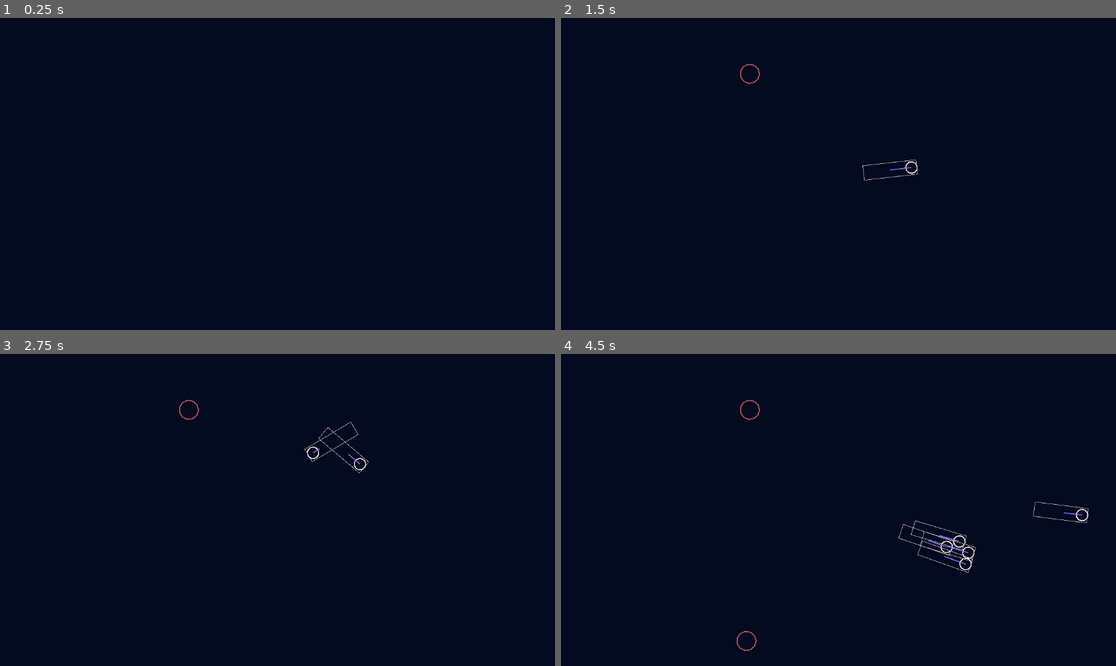
Above: before the commit, frames 1-4 (two rows, left to right).
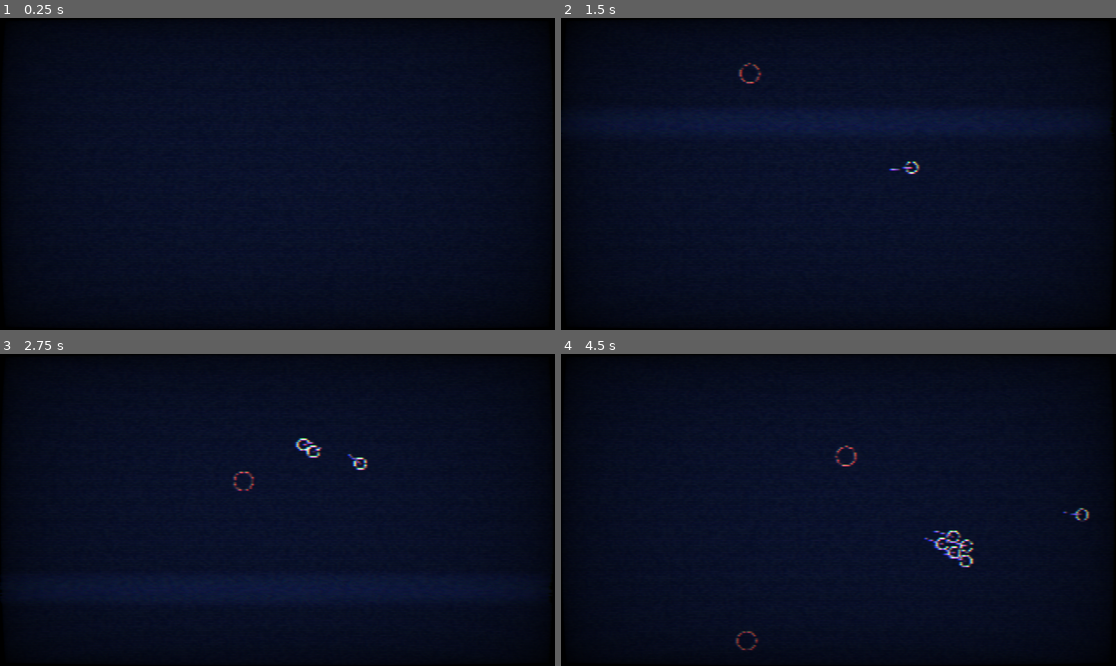
Above: after the commit, the same moments.

Repository: piokli/tiny-creatures-ld56
Game: Godot game, scene res://world.tscn
The game is run twice, just before and just after one commit, with the same random seed, the same clock (stepped at 60 frames per second) and the same inputs.
Inputs (mouse positions are in pixels of both pictures, inside the frame that each line leads up to):
- Up to frame 1 (0.25 s): no input
- Up to frame 2 (1.5 s): tap Enter at 0.5 s; move the mouse to (960, 158) at 0.52 s; hold 1 (spawn_tiny_creature) 0.53-1.28 s; move the mouse to (727, 189) at 1.27 s; tap 2 (spawn_movable_obstacle) at 1.35 s
- Up to frame 3 (2.75 s): tap 1 (spawn_tiny_creature) at 1.55 s; move the mouse to (333, 441) at 2.02 s; hold 1 (spawn_tiny_creature) from 2.03 s (still down)
- Up to frame 4 (4.5 s): move the mouse to (810, 572) at 2.77 s; release 1 (spawn_tiny_creature) at 2.78 s; tap 1 (spawn_tiny_creature) at 2.85, 3.8, 4.35 s; move the mouse to (1005, 556) at 3.52 s; hold 2 (spawn_movable_obstacle) 3.53-4.28 s; move the mouse to (672, 463) at 4.27 s

The runs differ from the first frame. In frame 1, 2.4% of the frame differs, in the area x 0-100%, y 0-100%; in frame 2, 6.5%; in frame 3, 6.2%; in frame 4, 3.6%.

Commit message:
added crt shader, queue mode added, infinite canvas for obstacles

Diff:
--- /dev/null
+++ b/crt.gdshader
@@ -0,0 +1,183 @@
+/*
+Shader from Godot Shaders - the free shader library.
+
+This shader is under CC0 license. Feel free to use, improve and
+change this shader according to your needs and consider sharing
+the modified result to godotshaders.com.
+
+Optimised and packed by @c64cosmin
+If you do use this please share it with me
+Would love to see what you're making with it <3
+
+It's a combination of these two shaders
+~godotshaders.com/shader/VHS-and-CRT-monitor-effect
+godotshaders.com/shader/crt-shader-with-realistic-blurring/
+
+CRT grille and rolling lines made by @c64cosmin
+Vignette and warping effect was made by pend00
+Scanlines are from "TimothyLottes" FROM SHADERTOY
+Then ported by AHOPNESS (@ahopness)
+https://www.shadertoy.com/view/MsjXzh
+*/
+
+shader_type canvas_item;
+
+uniform sampler2D SCREEN_TEXTURE: hint_screen_texture;
+
+uniform vec2 resolution = vec2(320.0, 180.0);
+
+uniform float scan_line_amount :hint_range(0.0, 1.0) = 1.0;
+uniform float warp_amount :hint_range(0.0, 5.0) = 0.1;
+uniform float noise_amount :hint_range(0.0, 0.3) = 0.03;
+uniform float interference_amount :hint_range(0.0, 1.0) = 0.2;
+uniform float grille_amount :hint_range(0.0, 1.0) = 0.1;
+uniform float grille_size :hint_range(1.0, 5.0) = 1.0;
+uniform float vignette_amount :hint_range(0.0, 2.0) = 0.6;
+uniform float vignette_intensity : hint_range(0.0, 1.0) = 0.4;
+uniform float aberation_amount :hint_range(0.0, 1.0) = 0.5;
+uniform float roll_line_amount :hint_range(0.0, 1.0) = 0.3;
+uniform float roll_speed :hint_range(-8.0, 8.0) = 1.0;
+uniform float scan_line_strength :hint_range(-12.0, -1.0) = -8.0;
+uniform float pixel_strength :hint_range(-4.0, 0.0) = -2.0;
+
+float random(vec2 uv){
+    return fract(cos(uv.x * 83.4827 + uv.y * 92.2842) * 43758.5453123);
+}
+
+vec3 fetch_pixel(vec2 uv, vec2 off){
+	vec2 pos = floor(uv * resolution + off) / resolution + vec2(0.5) / resolution;
+
+	float noise = 0.0;
+	if(noise_amount > 0.0){
+		noise = random(pos + fract(TIME)) * noise_amount;
+	}
+
+	if(max(abs(pos.x - 0.5), abs(pos.y - 0.5)) > 0.5){
+		return vec3(0.0, 0.0, 0.0);
+	}
+
+	vec3 clr = texture(SCREEN_TEXTURE , pos, -16.0).rgb + noise;
+	return clr;
+}
+
+// Distance in emulated pixels to nearest texel.
+vec2 Dist(vec2 pos){
+	pos = pos * resolution;
+	return - ((pos - floor(pos)) - vec2(0.5));
+}
+
+// 1D Gaussian.
+float Gaus(float pos, float scale){ return exp2(scale * pos * pos); }
+
+// 3-tap Gaussian filter along horz line.
+vec3 Horz3(vec2 pos, float off){
+	vec3 b = fetch_pixel(pos, vec2(-1.0, off));
+	vec3 c = fetch_pixel(pos, vec2( 0.0, off));
+	vec3 d = fetch_pixel(pos, vec2( 1.0, off));
+	float dst = Dist(pos).x;
+
+	// Convert distance to weight.
+	float scale = pixel_strength;
+	float wb = Gaus(dst - 1.0, scale);
+	float wc = Gaus(dst + 0.0, scale);
+	float wd = Gaus(dst + 1.0, scale);
+
+	// Return filtered sample.
+	return (b * wb + c * wc + d * wd) / (wb + wc + wd);
+}
+
+// Return scanline weight.
+float Scan(vec2 pos, float off){
+	float dst = Dist(pos).y;
+
+	return Gaus(dst + off, scan_line_strength);
+}
+
+// Allow nearest three lines to effect pixel.
+vec3 Tri(vec2 pos){
+	vec3 clr = fetch_pixel(pos, vec2(0.0));
+	if(scan_line_amount > 0.0){
+		vec3 a = Horz3(pos,-1.0);
+		vec3 b = Horz3(pos, 0.0);
+		vec3 c = Horz3(pos, 1.0);
+
+		float wa = Scan(pos,-1.0);
+		float wb = Scan(pos, 0.0);
+		float wc = Scan(pos, 1.0);
+
+		vec3 scanlines = a * wa + b * wb + c * wc;
+		clr = mix(clr, scanlines, scan_line_amount);
+	}
+	return clr;
+}
+
+// Takes in the UV and warps the edges, creating the spherized effect
+vec2 warp(vec2 uv){
+	vec2 delta = uv - 0.5;
+	float delta2 = dot(delta.xy, delta.xy);
+	float delta4 = delta2 * delta2;
+	float delta_offset = delta4 * warp_amount;
+
+	vec2 warped = uv + delta * delta_offset;
+	return (warped - 0.5) / mix(1.0,1.2,warp_amount/5.0) + 0.5;
+}
+
+float vignette(vec2 uv){
+	uv *= 1.0 - uv.xy;
+	float vignette = uv.x * uv.y * 15.0;
+	return pow(vignette, vignette_intensity * vignette_amount);
+}
+
+float floating_mod(float a, float b){
+	return a - b * floor(a/b);
+}
+
+vec3 grille(vec2 uv){
+	float unit = PI / 3.0;
+	float scale = 2.0*unit/grille_size;
+	float r = smoothstep(0.5, 0.8, cos(uv.x*scale - unit));
+	float g = smoothstep(0.5, 0.8, cos(uv.x*scale + unit));
+	float b = smoothstep(0.5, 0.8, cos(uv.x*scale + 3.0*unit));
+	return mix(vec3(1.0), vec3(r,g,b), grille_amount);
+}
+
+float roll_line(vec2 uv){
+	float x = uv.y * 3.0 - TIME * roll_speed;
+	float f = cos(x) * cos(x * 2.35 + 1.1) * cos(x * 4.45 + 2.3);
+	float roll_line = smoothstep(0.5, 0.9, f);
+	return roll_line * roll_line_amount;
+}
+
+void fragment(){
+	vec2 pix = FRAGCOORD.xy;
+	vec2 pos = warp(SCREEN_UV);
+
+	float line = 0.0;
+	if(roll_line_amount > 0.0){
+		line = roll_line(pos);
+	}
+
+	vec2 sq_pix = floor(pos * resolution) / resolution + vec2(0.5) / resolution;
+	if(interference_amount + roll_line_amount > 0.0){
+		float interference = random(sq_pix.yy + fract(TIME));
+		pos.x += (interference * (interference_amount + line * 6.0)) / resolution.x;
+	}
+
+	vec3 clr = Tri(pos);
+	if(aberation_amount > 0.0){
+		float chromatic = aberation_amount + line * 2.0;
+		vec2 chromatic_x = vec2(chromatic,0.0) / resolution.x;
+		vec2 chromatic_y = vec2(0.0, chromatic/2.0) / resolution.y;
+		float r = Tri(pos - chromatic_x).r;
+		float g = Tri(pos + chromatic_y).g;
+		float b = Tri(pos + chromatic_x).b;
+		clr = vec3(r,g,b);
+	}
+
+	if(grille_amount > 0.0)clr *= grille(pix);
+	clr *= 1.0 + scan_line_amount * 0.6 + line * 3.0 + grille_amount * 2.0;
+	if(vignette_amount > 0.0)clr *= vignette(pos);
+
+	COLOR.rgb = clr;
+	COLOR.a = 1.0;
+}
--- a/movable_obstacle.gd
+++ b/movable_obstacle.gd
@@ -7,6 +7,21 @@
 			randi_range(0, get_window().size.y)
 	)
 
+func _integrate_forces(state: PhysicsDirectBodyState2D) -> void:
+	position = infinite_position(position)
+
 
 func _draw() -> void:
 	draw_arc(Vector2.ZERO, 20, 0.0, 6.28, 12, Color.INDIAN_RED, 2.0, false)
+
+
+func infinite_position(pos : Vector2) -> Vector2:
+	if pos.x > get_window().size.x:
+		pos.x = 0
+	if pos.x < 0:
+		pos.x = get_window().size.x
+	if pos.y > get_window().size.y:
+		pos.y = 0
+	if pos.y < 0:
+		pos.y = get_window().size.y
+	return pos
--- a/tiny_creature.gd
+++ b/tiny_creature.gd
@@ -4,6 +4,7 @@
 @export var mass : float = 0.1
 @export var max_force : float = 500.0
 @export var max_speed : float = 500.0
+@export var target_node : Node = null
 
 var steering_force : Vector2 = Vector2.ZERO
 var _position : Vector2 = Vector2.ZERO
@@ -11,8 +12,8 @@
 var _orientation : Vector2 = Vector2.DOWN
 # and position, velocity, orientation
 
-var obstacle_avoidance_enabled := true
-var push_force : float = 10.0
+var obstacle_avoidance_enabled := false
+var push_force : float = 100.0
 
 
 func _ready() -> void:
@@ -23,7 +24,11 @@
 
 
 func _process(delta: float) -> void:
-	var target := get_global_mouse_position()
+	var target := Vector2.ZERO
+	if target_node != null:
+		target = target_node.position
+	else:
+		target = get_global_mouse_position()
 
 	if obstacle_avoidance_enabled and $ObstacleAvoidance.is_colliding():
 		var obstacle_pos = $ObstacleAvoidance.get_collision_point(0) # TODO: get the neartest
@@ -64,6 +69,8 @@
 			c.get_collider().apply_central_impulse(-c.get_normal() * push_force)
 
 	$ObstacleAvoidance.enabled = obstacle_avoidance_enabled
+	$ObstacleAvoidance.target_position = \
+		$ObstacleAvoidance.target_position.normalized() * velocity.length() * 0.1
 
 
 func _draw():
--- a/world.gd
+++ b/world.gd
@@ -2,15 +2,17 @@
 
 var tiny_creature_scene = preload("res://tiny_creature.tscn")
 var movable_obstacle_scene = preload("res://movable_obstacle.tscn")
-
+var creature_array : Array
 
 func _ready() -> void:
 	pass
 
 func _input(event: InputEvent) -> void:
 	if event.is_action_pressed("spawn_tiny_creature"):
-		var new_creature = tiny_creature_scene.instantiate()
-		add_child(new_creature)
+		creature_array.push_front(tiny_creature_scene.instantiate())
+		add_child(creature_array.front())
+		#if creature_array.size() > 1:
+			#creature_array.front().target_node = creature_array[1]
 	if event.is_action_pressed("spawn_movable_obstacle"):
 		var new_obstacle = movable_obstacle_scene.instantiate()
 		add_child(new_obstacle)
--- a/world.tscn
+++ b/world.tscn
@@ -1,9 +1,35 @@
-[gd_scene load_steps=2 format=3 uid="uid://bglpjdhlaaujp"]
+[gd_scene load_steps=4 format=3 uid="uid://bglpjdhlaaujp"]
 
 [ext_resource type="Script" path="res://world.gd" id="1_r6mna"]
+[ext_resource type="Shader" path="res://crt.gdshader" id="2_j6wue"]
+
+[sub_resource type="ShaderMaterial" id="ShaderMaterial_siobu"]
+shader = ExtResource("2_j6wue")
+shader_parameter/resolution = Vector2(320, 180)
+shader_parameter/scan_line_amount = 1.0
+shader_parameter/warp_amount = 0.1
+shader_parameter/noise_amount = 0.03
+shader_parameter/interference_amount = 0.2
+shader_parameter/grille_amount = 0.1
+shader_parameter/grille_size = 1.0
+shader_parameter/vignette_amount = 0.6
+shader_parameter/vignette_intensity = 0.4
+shader_parameter/aberation_amount = 0.5
+shader_parameter/roll_line_amount = 0.3
+shader_parameter/roll_speed = 1.0
+shader_parameter/scan_line_strength = -8.0
+shader_parameter/pixel_strength = -2.0
 
 [node name="World" type="Node2D"]
 script = ExtResource("1_r6mna")
+
+[node name="ColorRect2" type="ColorRect" parent="."]
+z_index = 5
+material = SubResource("ShaderMaterial_siobu")
+offset_left = -12.0
+offset_top = -15.0
+offset_right = 1173.0
+offset_bottom = 668.0
 
 [node name="ColorRect" type="ColorRect" parent="."]
 offset_left = -70.0
